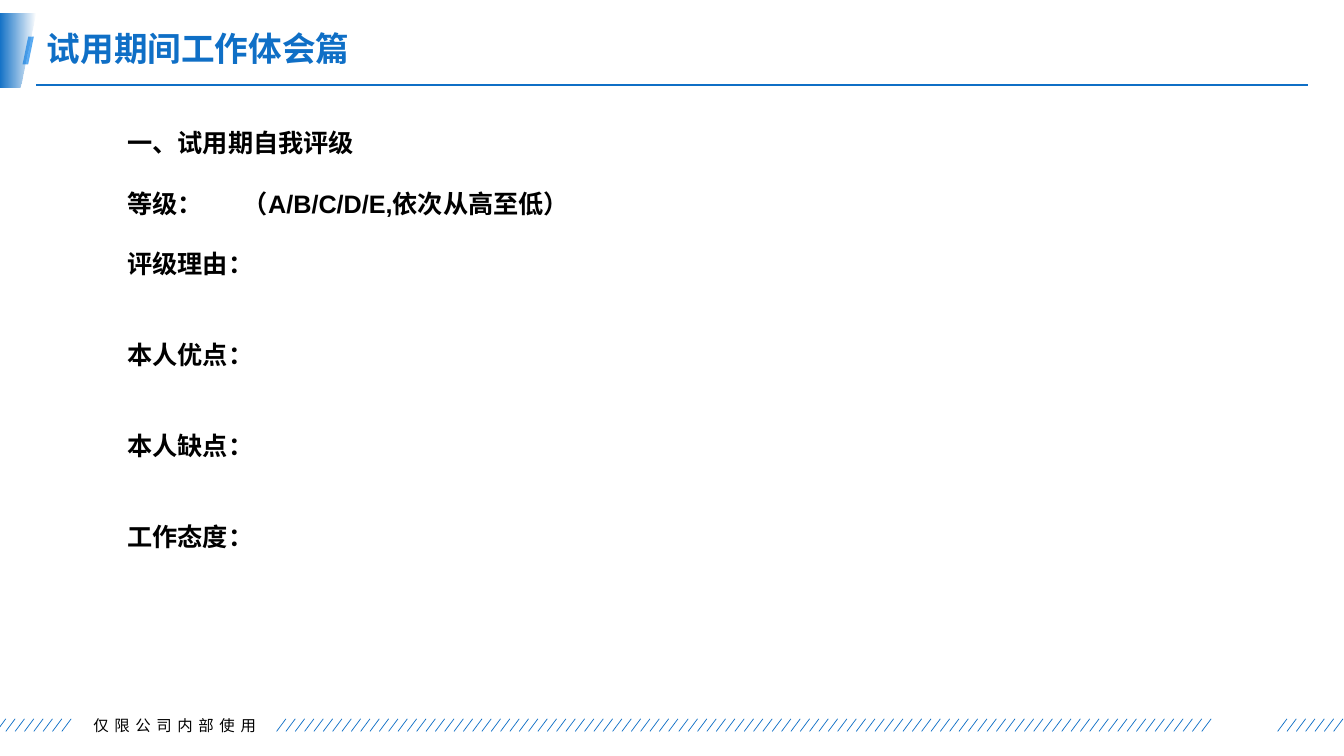
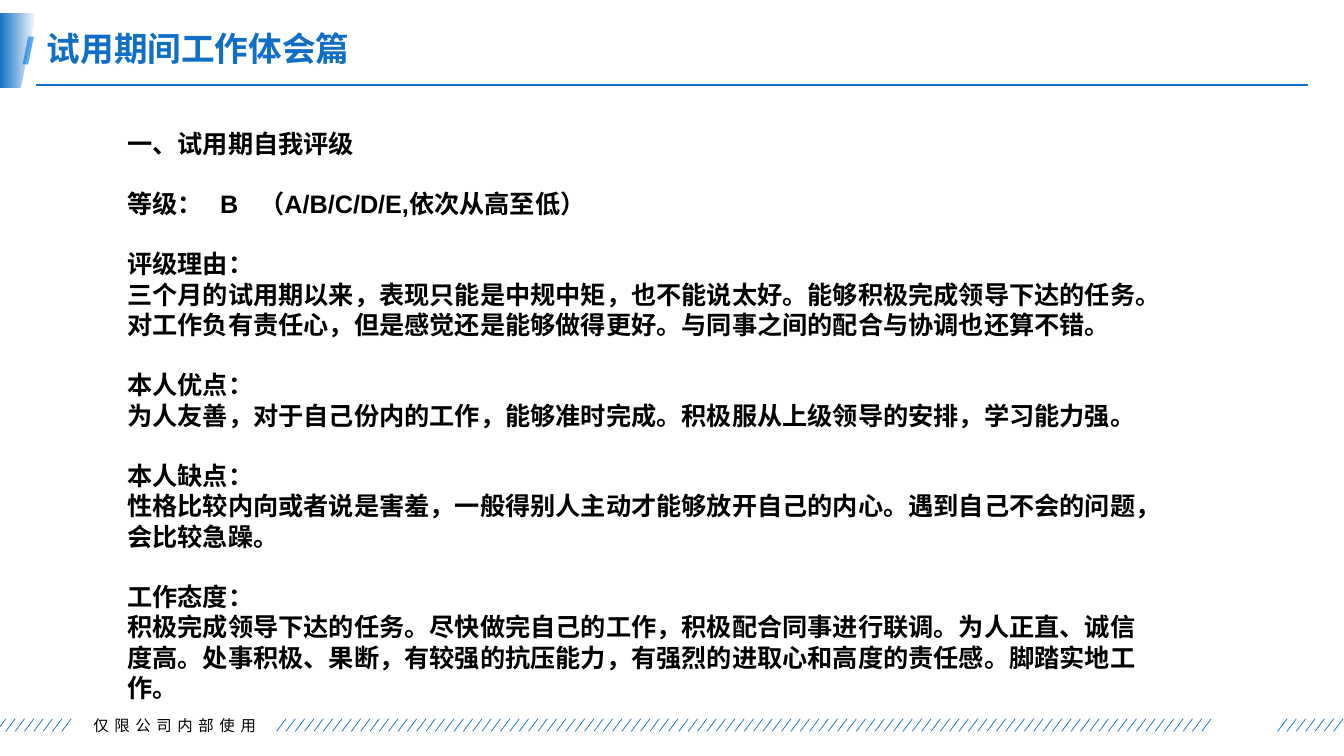
Before and after one commit to itsumi33/zongjie, a slide deck: slide 9 of 123456.pptx. Drawn at 1344x756 pixels with LibreOffice and Linux fonts; fonts in the diff are those of the drawing; background and template pictures are left out. Boxes give left, top, right and bottom in pixels: in the first picture for what was removed or moved away, otherwise in the second. Text is boxed around its words. In the diff, an @@ line names an element or a change of style, - is before the commit and + after.

```diff
--- a/123456.pptx
+++ b/123456.pptx
@@ text at <box>127,191,585,217</box>: text changed @@
-等级： （A/B/C/D/E,依次从高至低）
+等级： B （A/B/C/D/E,依次从高至低）
@@ text at <box>127,282,1160,338</box>: paragraph added @@
+三个月的试用期以来，表现只能是中规中矩，也不能说太好。能够积极完成领导下达的任务。对工作负有责任心，但是感觉还是能够做得更好。与同事之间的配合与协调也还算不错。
@@ text at <box>127,403,1135,429</box>: paragraph added @@
+为人友善，对于自己份内的工作，能够准时完成。积极服从上级领导的安排，学习能力强。
@@ text at <box>127,493,1160,549</box>: paragraph added @@
+性格比较内向或者说是害羞，一般得别人主动才能够放开自己的内心。遇到自己不会的问题，会比较急躁。
@@ text at <box>127,614,1135,700</box>: paragraph added @@
+积极完成领导下达的任务。尽快做完自己的工作，积极配合同事进行联调。为人正直、诚信度高。处事积极、果断，有较强的抗压能力，有强烈的进取心和高度的责任感。脚踏实地工作。
```
Also in this commit, not shown: 6 other slides changed.
